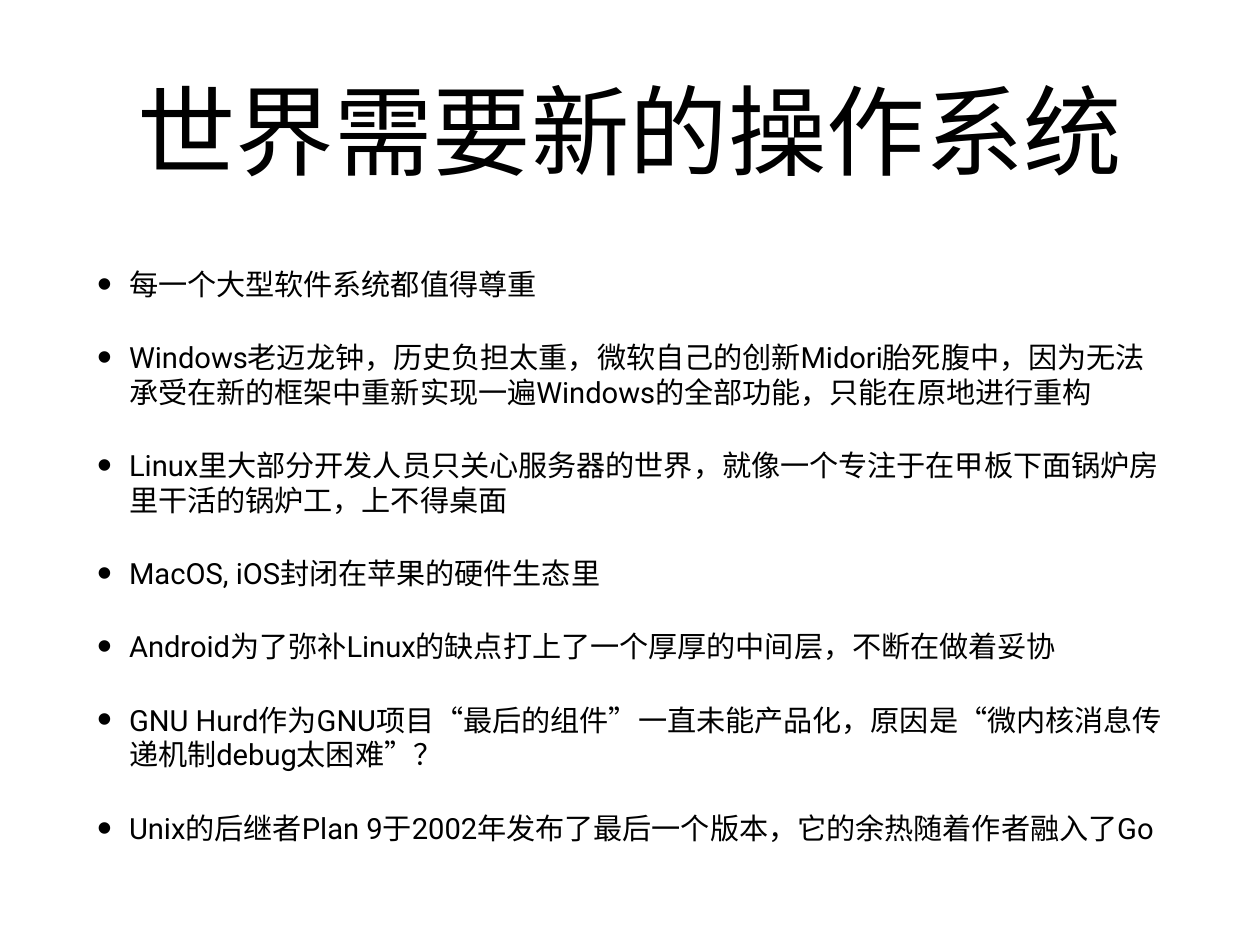
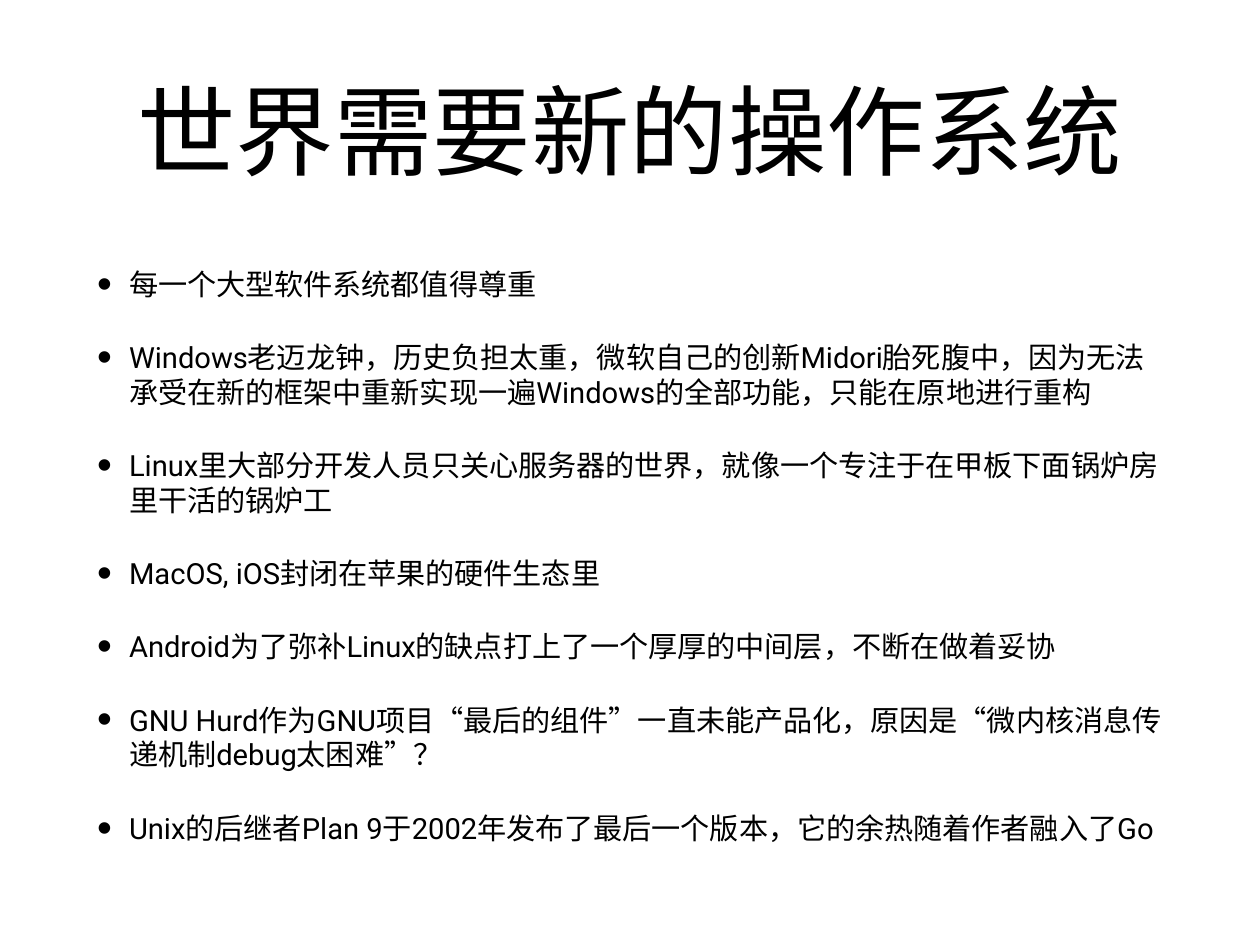
Before and after one commit to xuzhongxing/xuzhongxing.github.io, a slide deck: slide 46 of 201806fuchsia.pptx (slide 45 before the commit). Drawn at 1260x945 pixels with LibreOffice and Linux fonts; fonts in the diff are those of the drawing. Boxes give left, top, right and bottom in pixels: in the first picture for what was removed or moved away, otherwise in the second. Text is boxed around its words. In the diff, an @@ line names an element or a change of style, - is before the commit and + after.

```diff
--- a/201806fuchsia.pptx
+++ b/201806fuchsia.pptx
@@ text at (x1=129, y1=451, x2=1158, y2=514): text changed @@
-• Linux里大部分开发人员只关心服务器的世界，就像一个专注于在甲板下面锅炉房里干活的锅炉工，上不得桌面
+• Linux里大部分开发人员只关心服务器的世界，就像一个专注于在甲板下面锅炉房里干活的锅炉工
```
Also in this commit, not shown: 1 other slide changed, 1 slide added, 1 other file.
